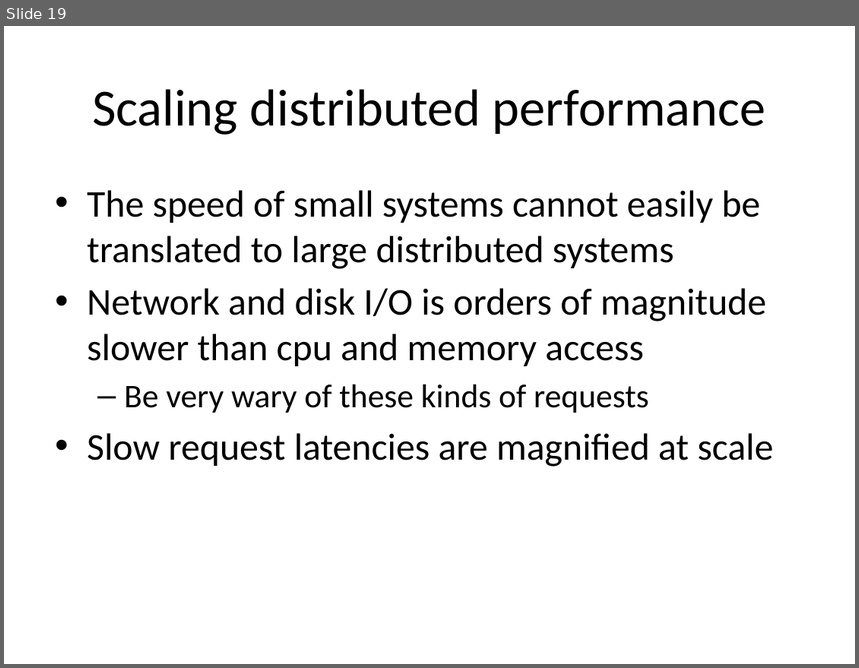
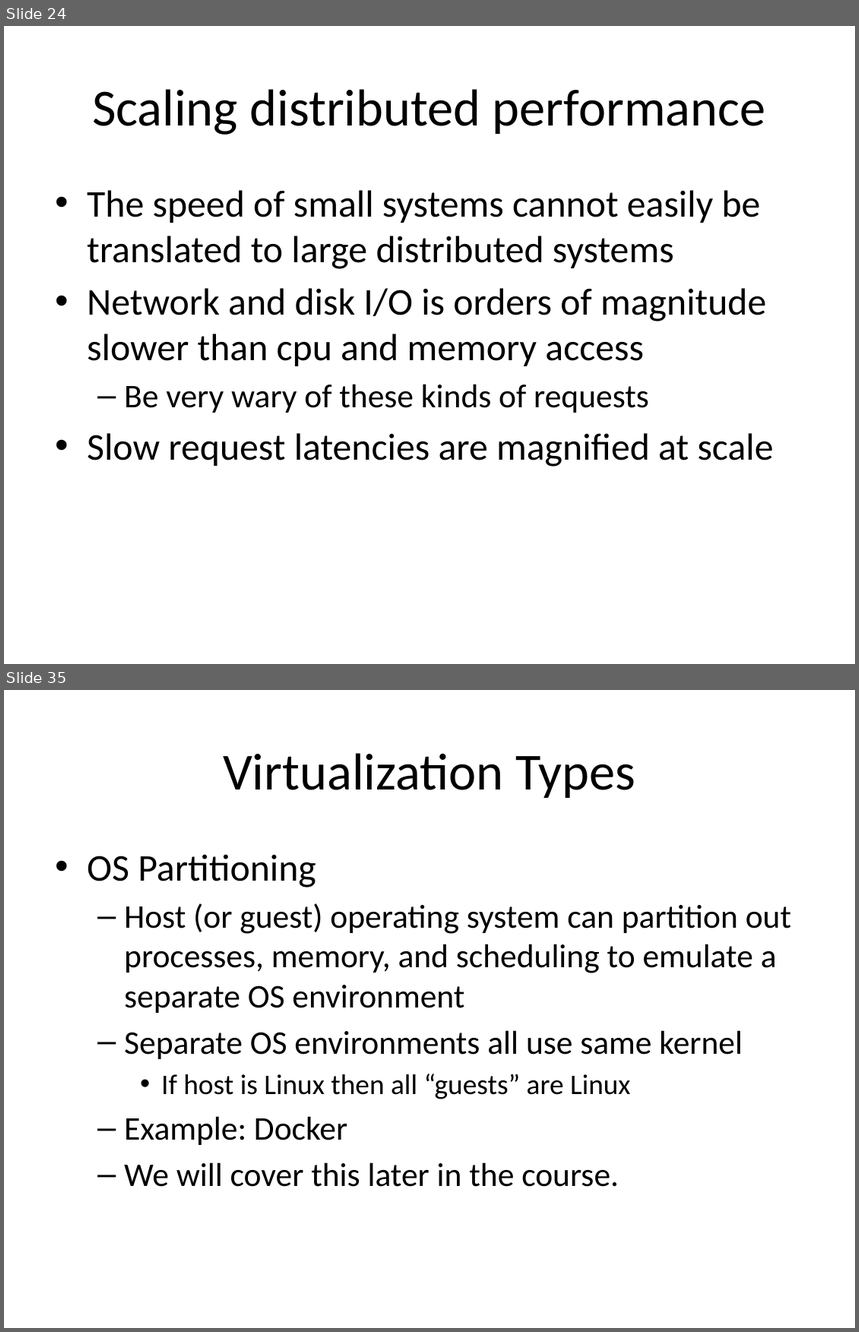
Before and after one commit to jasondbaker/infrastructure-class, a slide deck: infrastructure-week-3.pptx. Shown one above the other, each under a label of ours: slide 19 before the commit, slides 24 and 35 after it; the slides between them are not shown. The pictures are 859x668 and 859x1332 pixels, drawn with LibreOffice and Linux fonts; fonts in the diff are those of the drawing. Boxes give left, top, right and bottom in pixels: in the first picture for what was removed or moved away, otherwise in the second. Text is boxed around its words. In the diff, an @@ line names an element or a change of style, - is before the commit and + after.

```diff
--- a/infrastructure-week-3.pptx
+++ b/infrastructure-week-3.pptx
@@ slide 35 added at (4,690,855,1328), background #FFFFFF @@
@@ title added at (223,753,636,798), 44 pt, text #000000 @@
+Virtualization Types
@@ text added at (87,854,791,1187), 28 pt, text #000000 @@
+• OS Partitioning
+  – Host (or guest) operating system can partition out processes, memory, and scheduling to emulate a separate OS environment
+  – Separate OS environments all use same kernel
+    • If host is Linux then all “guests” are Linux
+  – Example: Docker
+  – We will cover this later in the course.
@@ what was slide 19 is now slide 24 @@
```
Also in this commit, not shown: 3 slides changed, 23 other slides added, 1 slide removed, 6 other files.
